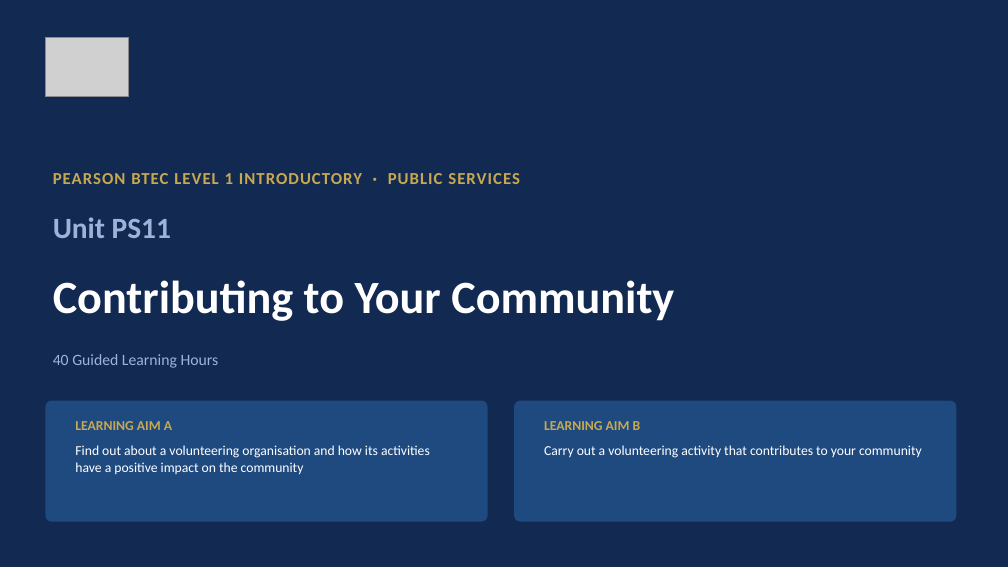
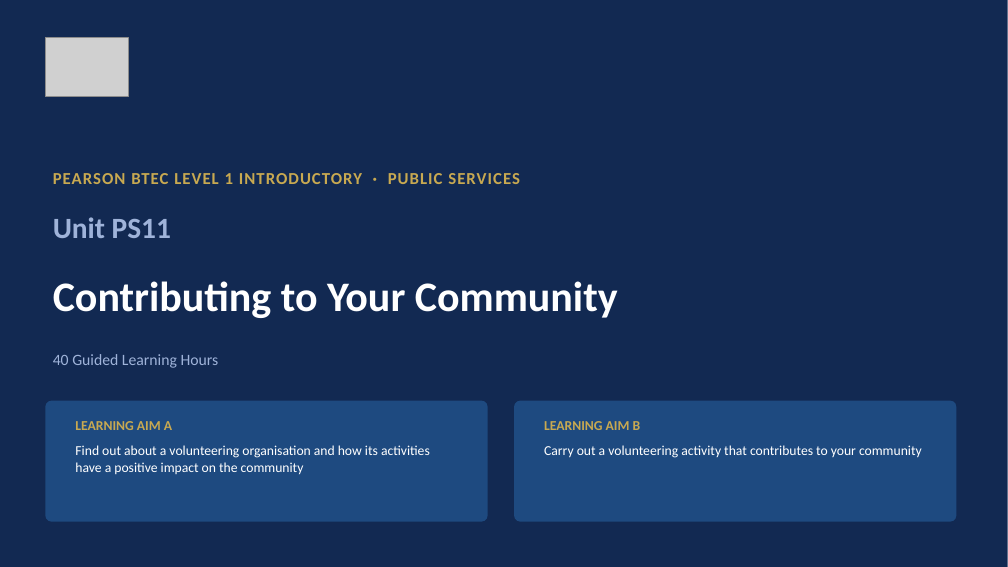
Before and after one commit to JJ2026Outdoor/ACOutdoorEd, a slide deck: slide 1 of PS11ContributingSlides.pptx. Drawn at 1008x567 pixels with LibreOffice and Linux fonts; fonts in the diff are those of the drawing; grey boxes stand for pictures. Boxes give left, top, right and bottom in pixels: in the first picture for what was removed or moved away, otherwise in the second. Text is boxed around its words. In the diff, an @@ line names an element or a change of style, - is before the commit and + after.

```diff
--- a/PS11ContributingSlides.pptx
+++ b/PS11ContributingSlides.pptx
@@ background #122952 to #FFFFFF @@
@@ rectangle added at <box>0,0,1008,567</box>, fill #122952 @@
@@ text "Contributing to Your Community" at <box>53,281,618,318</box>: size 44 to 40 pt @@
```
Also in this commit, not shown: 8 other slides changed, 2 slides added, 1 slide removed, 2 other files.
